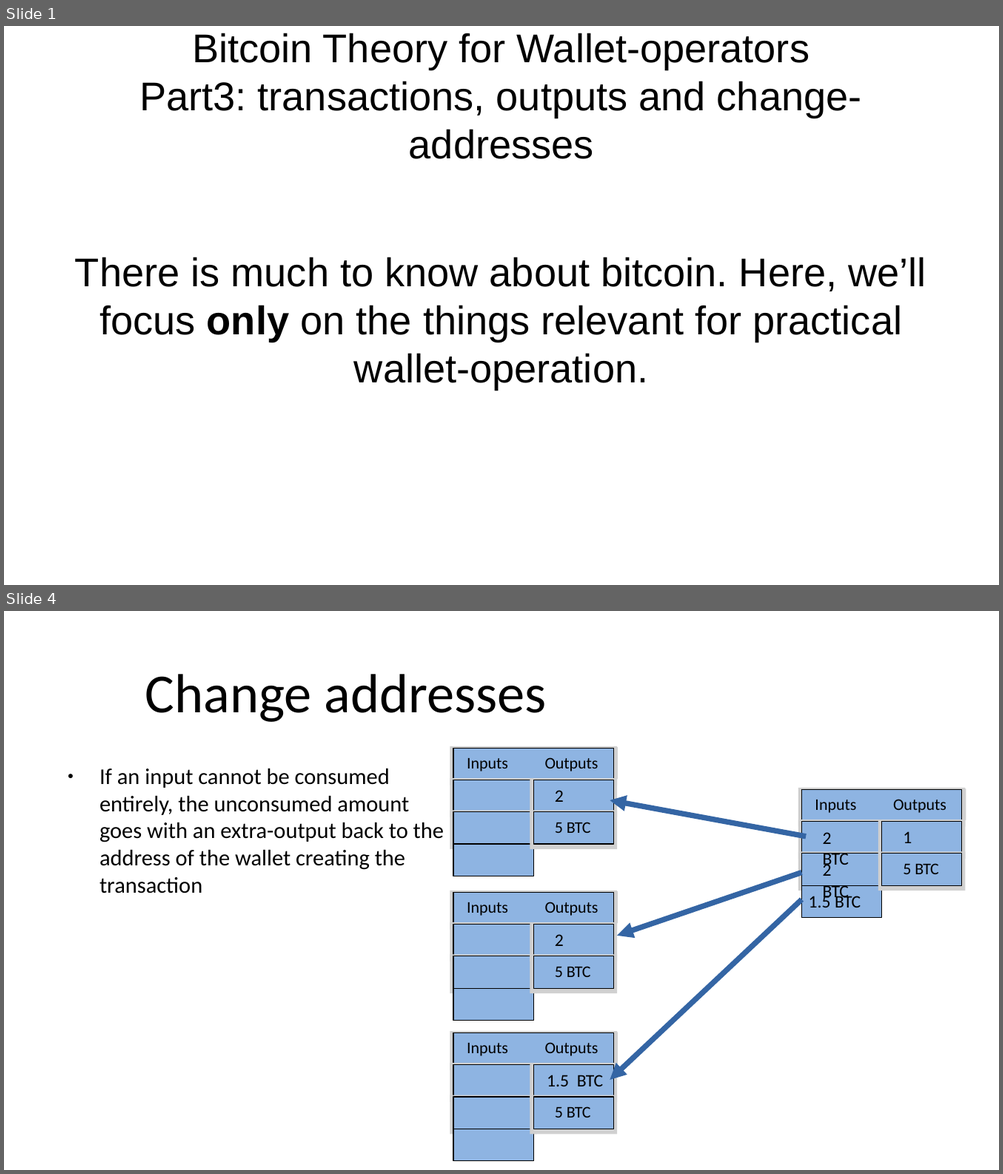
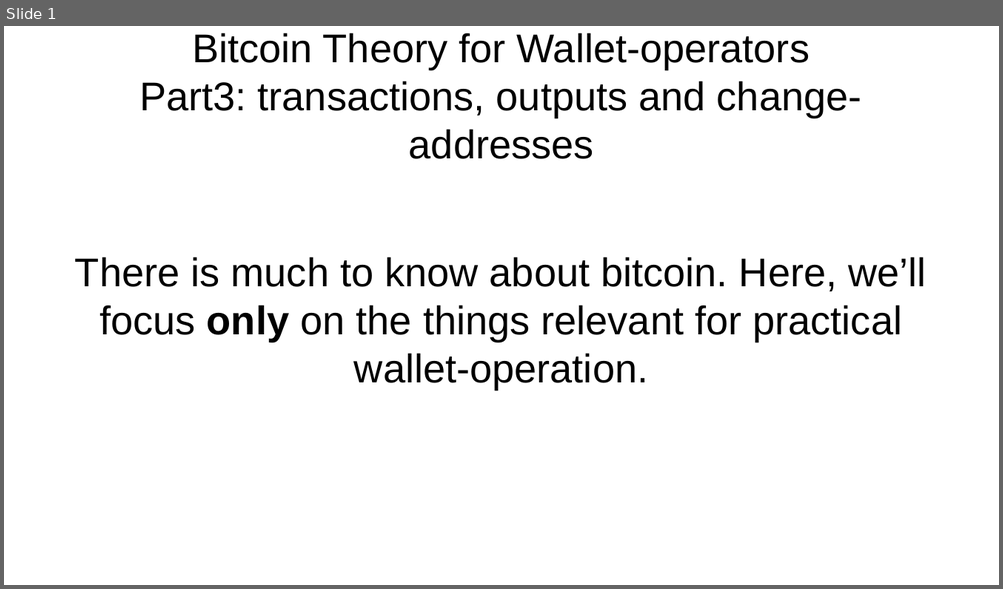
Before and after one commit to cryptoadvance/specter-education, a slide deck: content/bitcoin101/03_bitcoin-theory-outputs-changeaddresses.odp. Shown one above the other, each under a label of ours: slides 1 and 4 before the commit, slide 1 after it; the slides between them are not shown. The pictures are 1003x1174 and 1003x589 pixels, drawn with LibreOffice and Linux fonts; fonts in the diff are those of the drawing; grey boxes stand for pictures. Boxes give left, top, right and bottom in pixels: in the first picture for what was removed or moved away, otherwise in the second. Text is boxed around its words. In the diff, an @@ line names an element or a change of style, - is before the commit and + after.

```diff
--- a/content/bitcoin101/03_bitcoin-theory-outputs-changeaddresses.odp
+++ b/content/bitcoin101/03_bitcoin-theory-outputs-changeaddresses.odp
@@ slide 4 removed at (4, 611, 999, 1170), background #FFFFFF @@
@@ title removed at (145, 674, 546, 722) @@
-Change addresses
@@ text removed at (99, 769, 444, 894) @@
-● If an input cannot be consumed entirely, the unconsumed amount goes with an extra-output back to the address of the wallet creating the transaction
@@ arrow removed from (805, 837) to (609, 800) @@
@@ group removed at (449, 746, 617, 877): 12 freeform shapes, 8 pictures, 4 texts @@
-Inputs
-Outputs
-2 BTC
-5 BTC
@@ arrow removed from (802, 873) to (617, 936) @@
@@ group removed at (798, 788, 966, 918): 12 freeform shapes, 8 pictures, 7 texts @@
-Inputs
-Outputs
-1 BTC
-5 BTC
-2 BTC
-2 BTC
-1.5 BTC
@@ arrow removed from (802, 900) to (609, 1080) @@
@@ group removed at (449, 891, 617, 1022): 12 freeform shapes, 8 pictures, 4 texts @@
-Inputs
-Outputs
-2 BTC
-5 BTC
@@ group removed at (449, 1031, 617, 1162): 12 freeform shapes, 8 pictures, 4 texts @@
-Inputs
-Outputs
-1.5 BTC
-5 BTC
```
Also in this commit, not shown: 2 slides changed, 5 slides added, 1 other slide removed, 3 other files.
